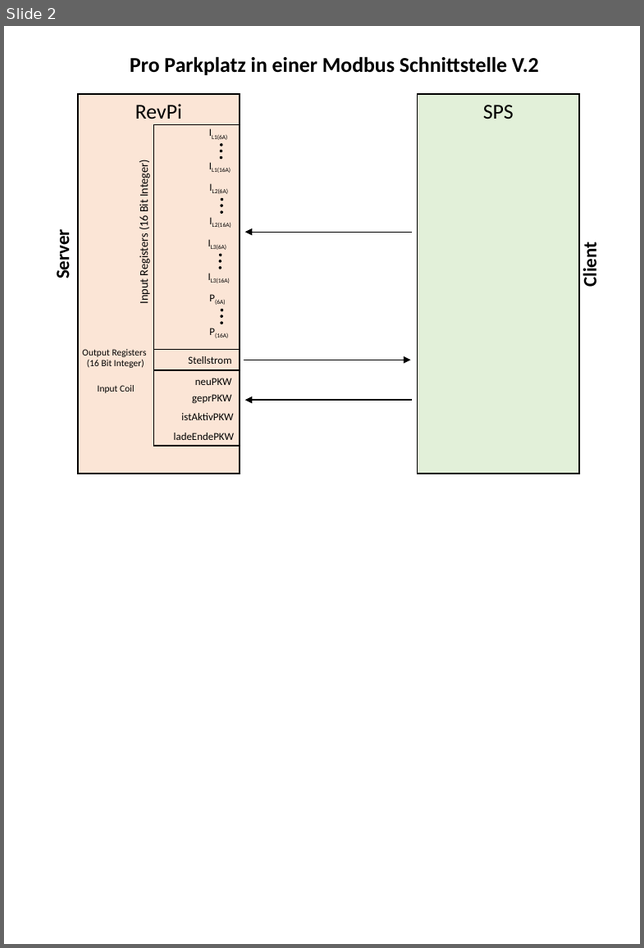
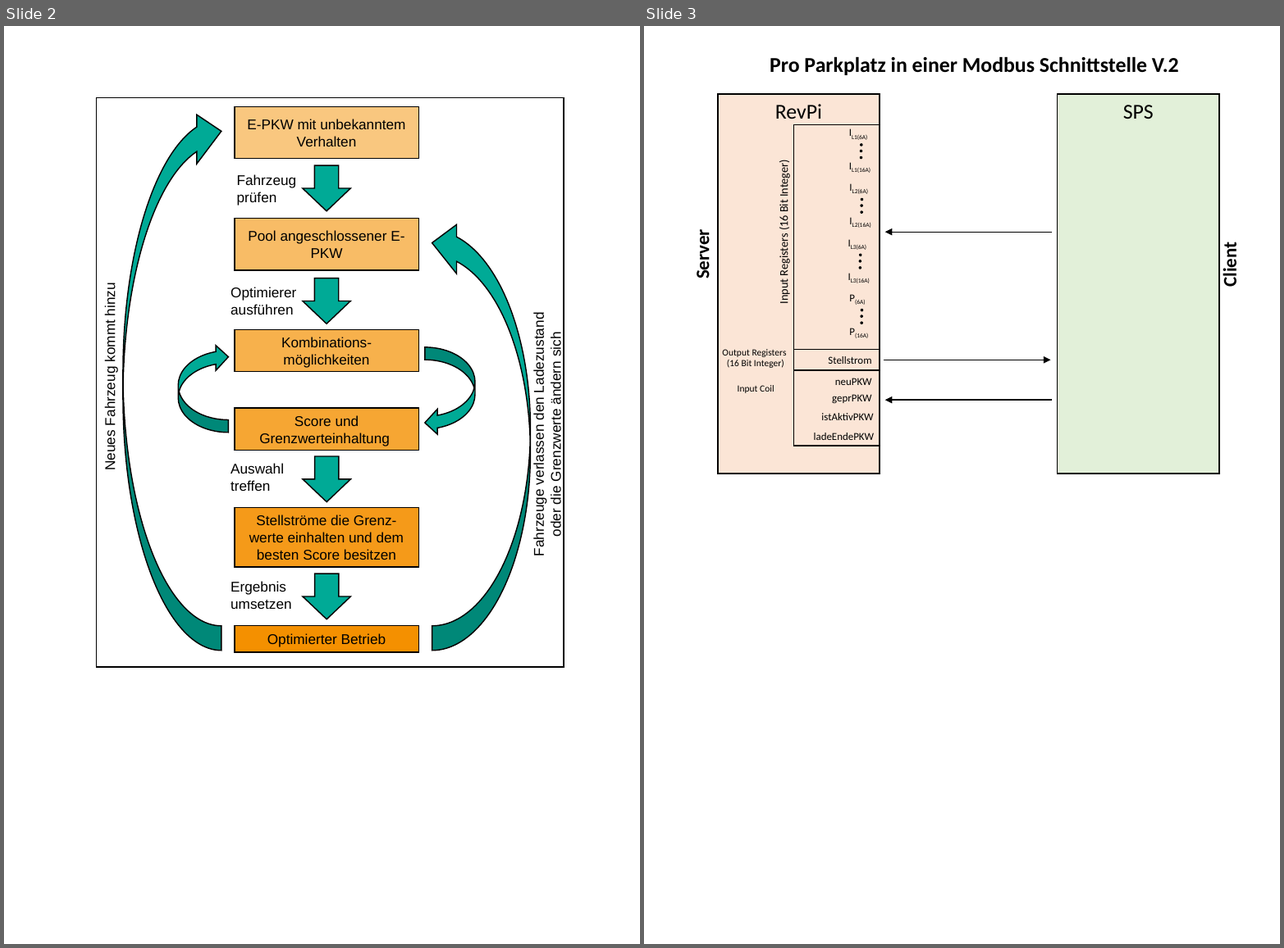
Before and after one commit to CHPhilipp/Sonsitige-Dokumente, a slide deck: Funktionsmodell_Lastmanagement.pptx. Shown side by side, each under a label of ours: slide 2 before the commit, slides 2 and 3 after it. The pictures are 644x948 and 1284x948 pixels, drawn with LibreOffice and Linux fonts; fonts in the diff are those of the drawing. Boxes give left, top, right and bottom in pixels: in the first picture for what was removed or moved away, otherwise in the second. Text is boxed around its words. In the diff, an @@ line names an element or a change of style, - is before the commit and + after.

Commit message:
erweitert um das Ablaumodell des opt. Lastmanagements

```diff
--- a/Funktionsmodell_Lastmanagement.pptx
+++ b/Funktionsmodell_Lastmanagement.pptx
@@ slide 2 added at [4, 26, 640, 944], background #FFFFFF @@
@@ rectangle added at [97, 97, 563, 666], outline #000000 1 pt @@
@@ curved down arrow added at [123, 106, 221, 651], fill #00AA96, outline #000000 1 pt @@
@@ rectangle added at [234, 106, 418, 158], fill #F49000 at 50% opacity, outline #000000 1 pt, 12 pt, text #000000 @@
+E-PKW mit unbekanntem Verhalten
@@ right arrow added at [302, 165, 350, 211], fill #00AA96, outline #000000 1 pt @@
@@ text added at [237, 174, 297, 206], 12 pt, text #000000 @@
+Fahrzeug
+prüfen
@@ rectangle added at [234, 219, 418, 270], fill #F49000 at 60% opacity, outline #000000 1 pt, 12 pt, text #000000 @@
+Pool angeschlossener E-PKW
@@ curved down arrow added at [432, 219, 530, 651], fill #00AA96, outline #000000 1 pt @@
@@ text added at [102, 286, 118, 470], 12 pt, text #000000 @@
+Neues Fahrzeug kommt hinzu
@@ text added at [230, 287, 296, 315], 12 pt, text #000000 @@
+Optimierer
+ausführen
@@ right arrow added at [302, 278, 350, 324], fill #00AA96, outline #000000 1 pt @@
@@ text added at [530, 320, 563, 555], 12 pt, text #000000 @@
+Fahrzeuge verlassen den Ladezustand oder die Grenzwerte ändern sich
@@ curved down arrow added at [178, 344, 228, 432], fill #00AA96, outline #000000 1 pt @@
@@ rectangle added at [234, 329, 418, 372], fill #F49000 at 70% opacity, outline #000000 1 pt, 12 pt, text #000000 @@
+Kombinations-möglichkeiten
@@ curved down arrow added at [425, 347, 475, 435], fill #00AA96, outline #000000 1 pt @@
@@ rectangle added at [234, 408, 418, 451], fill #F49000 at 80% opacity, outline #000000 1 pt, 12 pt, text #000000 @@
+Score und Grenzwerteinhaltung
@@ text added at [230, 463, 284, 491], 12 pt, text #000000 @@
+Auswahl
+treffen
@@ right arrow added at [302, 456, 351, 502], fill #00AA96, outline #000000 1 pt @@
@@ rectangle added at [234, 507, 418, 566], fill #F49000 at 90% opacity, outline #000000 1 pt, 12 pt, text #000000 @@
+Stellströme die Grenz-werte einhalten und dem besten Score besitzen
@@ text added at [230, 581, 291, 609], 12 pt, text #000000 @@
+Ergebnis
+umsetzen
@@ right arrow added at [302, 574, 351, 620], fill #00AA96, outline #000000 1 pt @@
@@ rectangle added at [234, 626, 418, 652], fill #F49000, outline #000000 1 pt, 12 pt, text #000000 @@
+Optimierter Betrieb
@@ what was slide 2 is now slide 3 @@
```
